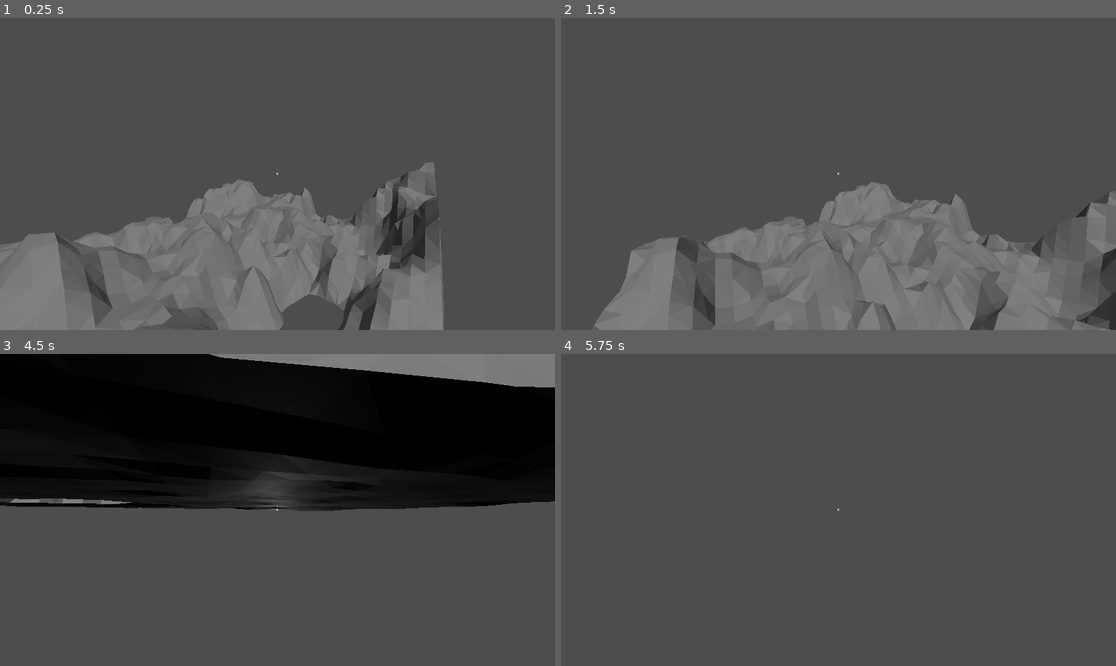
Above: before the commit, frames 1-4 (two rows, left to right).
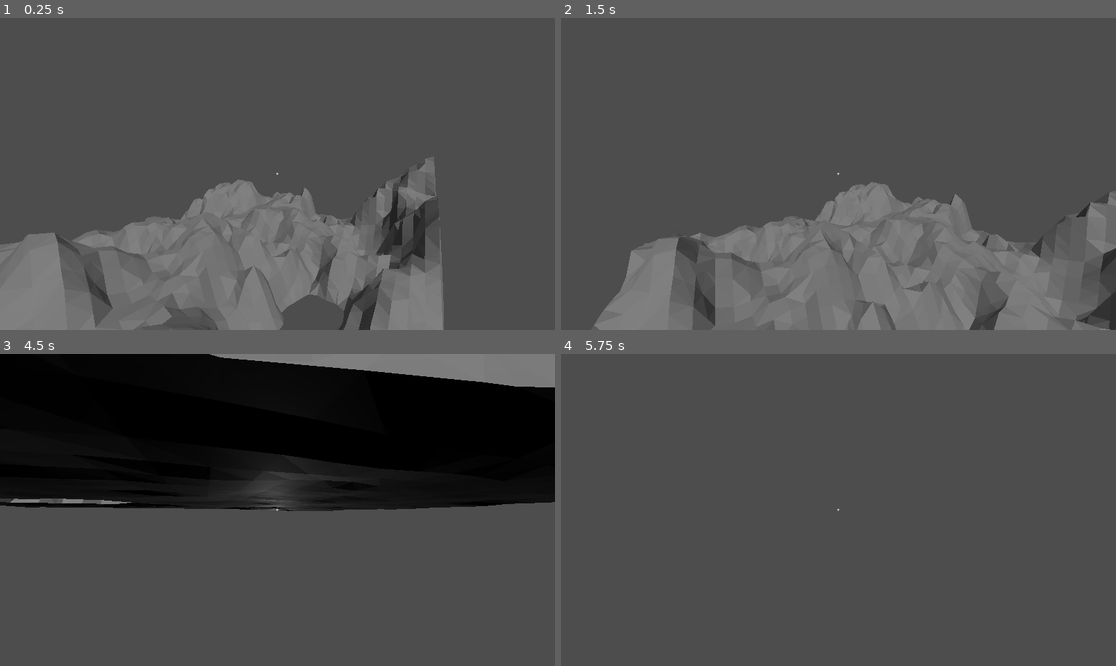
Above: after the commit, the same moments.

Repository: CyrillePierre/marching_cubes
Game: Godot game, scene res://scenes/main.tscn
Same seed, same stepped clock (60 frames per second), same inputs: the game is played once before the commit and once after it.
Inputs (mouse positions are in pixels of both pictures, inside the frame that each line leads up to):
- Up to frame 1 (0.25 s): no input
- Up to frame 2 (1.5 s): tap Enter at 0.5 s; move the mouse to (866, 174) at 0.52 s; hold W (up) from 0.53 s (still down); right-click (866, 174) at 0.6 s; tap Space (jump) at 0.77 s; click (866, 174) at 0.8 s; move the mouse to (810, 174) at 1.27 s; click (810, 174) at 1.35 s
- Up to frame 3 (4.5 s): keep holding W (up); tap Space (jump) at 1.52, 3.02, 3.77 s; right-click (249, 510) at 1.55 s; move the mouse to (288, 503) at 2.02 s; right-click (288, 503) at 2.1 s; click (288, 503) at 2.3 s; move the mouse to (271, 516) at 2.77 s; click (271, 516) at 2.85 s; right-click (271, 516) at 3.05 s; move the mouse to (316, 513) at 3.52 s; right-click (316, 513) at 3.6 s; click (316, 513) at 3.8 s; move the mouse to (233, 506) at 4.27 s; click (233, 506) at 4.35 s
- Up to frame 4 (5.75 s): keep holding W (up); tap Space (jump) at 4.52 s; right-click (794, 506) at 4.55 s; move the mouse to (844, 510) at 5.02 s; right-click (844, 510) at 5.1 s; click (844, 510) at 5.3 s

The runs differ from the first frame. In frame 1, 0.1% of the frame differs, in the area x 12-79%, y 45-72%; in frame 2, 0.1%, in the area x 23-78%, y 53-72%; in frame 3, less than 0.1%; in frame 4, nothing differs.

Commit message:
Add raycast signal

Diff:
--- a/nodes/player.tscn
+++ b/nodes/player.tscn
@@ -39,8 +39,12 @@
 [node name="camera" type="Camera3D" parent="rotation_point"]
 current = true
 
+[node name="raycast" type="RayCast3D" parent="rotation_point"]
+target_position = Vector3(0, 0, -100)
+
 [node name="mesh" type="MeshInstance3D" parent="."]
 transform = Transform3D(1, 0, 0, 0, 1, 0, 0, 0, 1, 0, 0.85, 0)
+visible = false
 mesh = SubResource("CapsuleMesh_0wybv")
 
 [node name="hud" type="CenterContainer" parent="."]
--- a/project.godot
+++ b/project.godot
@@ -42,3 +42,13 @@
 "events": [Object(InputEventKey,"resource_local_to_scene":false,"resource_name":"","device":-1,"window_id":0,"alt_press …(191 unchanged characters)…
 ]
 }
+inflate={
+"deadzone": 0.5,
+"events": [Object(InputEventMouseButton,"resource_local_to_scene":false,"resource_name":"","device":-1,"window_id":0,"alt_pressed":false,"shift_pressed":false,"ctrl_pressed":false,"meta_pressed":false,"button_mask":1,"position":Vector2(186, 13),"global_position":Vector2(195, 59),"factor":1.0,"button_index":1,"canceled":false,"pressed":true,"double_click":false,"script":null)
+]
+}
+deflate={
+"deadzone": 0.5,
+"events": [Object(InputEventMouseButton,"resource_local_to_scene":false,"resource_name":"","device":-1,"window_id":0,"alt_pressed":false,"shift_pressed":false,"ctrl_pressed":false,"meta_pressed":false,"button_mask":2,"position":Vector2(257, 14),"global_position":Vector2(266, 60),"factor":1.0,"button_index":2,"canceled":false,"pressed":true,"double_click":false,"script":null)
+]
+}
--- a/scenes/main.tscn
+++ b/scenes/main.tscn
@@ -1,5 +1,6 @@
-[gd_scene load_steps=7 format=3 uid="uid://dkp31fyrty2x1"]
+[gd_scene load_steps=8 format=3 uid="uid://dkp31fyrty2x1"]
 
+[ext_resource type="Script" path="res://scripts/main.gd" id="1_1ab21"]
 [ext_resource type="Script" path="res://scripts/marching_cubes.gd" id="1_lidwy"]
 [ext_resource type="PackedScene" uid="uid://by8qnc433323d" path="res://nodes/player.tscn" id="2_q6x1v"]
 
@@ -25,6 +26,7 @@
 points = PackedVector3Array(-1, 0, -1, -1, 0, 1, 1, 0, -1, 1, 0, 1)
 
 [node name="root" type="Node3D"]
+script = ExtResource("1_1ab21")
 
 [node name="dynamic_terrain" type="StaticBody3D" parent="."]
 script = ExtResource("1_lidwy")
--- /dev/null
+++ b/scripts/main.gd
@@ -0,0 +1,9 @@
+extends Node3D
+
+# Called when the node enters the scene tree for the first time.
+func _ready() -> void:
+	$player.connect("raycast_action", _change_density)
+
+
+func _change_density(point: Vector3, value: float) -> void:
+	$dynamic_terrain.draw_density(point, value, 2.)
--- a/scripts/marching_cubes.gd
+++ b/scripts/marching_cubes.gd
@@ -351,9 +351,9 @@
 	var img_size = height_data.get_size()
 	var area_size = Vector2i(grid_size.x - 1, grid_size.z - 1)
 
-	for i in range(1, grid_size.x - 1):
-		for k in range(1, grid_size.z - 1):
-			for j in range(1, grid_size.y - 1):
+	for i in range(1, grid_size.x):
+		for k in range(1, grid_size.z):
+			for j in range(1, grid_size.y):
 				var color = height_data.get_pixelv(Vector2i(i - 1, k - 1) * img_size / area_size)
 				var height = (color.r - .5) * height_coef + height_offset
 				var density = (j - 1.) / (grid_size.y - 2.) - height
@@ -403,7 +403,7 @@
 	cell.index = cube_index(cell)
 	return cell
 
-func cube_index(cell: Dictionary):
+func cube_index(cell: Dictionary) -> int:
 	var index = 0
 	for i in range(8):
 		if cell.v[i] > 0.: index |= 1 << i
@@ -482,3 +482,10 @@
 		i += 3
 
 	return triangles
+
+func get_cell_index(point: Vector3) -> Vector3i:
+	return Vector3i(to_local(point) / cube_size)
+
+func draw_density(point: Vector3, value: float, radius: float) -> void:
+	var index = get_cell_index(point)
+	print("index:", index)
--- a/scripts/player.gd
+++ b/scripts/player.gd
@@ -9,9 +9,14 @@
 
 @onready var camera = get_node("rotation_point/camera")
 @onready var rotPt = get_node("rotation_point")
+@onready var raycast = get_node("rotation_point/raycast")
 
 func _ready():
 	Input.set_mouse_mode(Input.MOUSE_MODE_CAPTURED)
+	add_user_signal("raycast_action", [
+		{ "name": "point", "type": TYPE_VECTOR3 },
+		{ "name": "value", "type": TYPE_FLOAT },
+	])
 
 func _physics_process(delta: float) -> void:
 	# Add the gravity.
@@ -35,6 +40,14 @@
 
 	move_and_slide()
 
+	if Input.is_action_just_pressed("inflate") && raycast.is_colliding():
+		var target_point = raycast.get_collision_point()
+		emit_signal("raycast_action", target_point, 1.)
+
+	if Input.is_action_just_pressed("deflate") && raycast.is_colliding():
+		var target_point = raycast.get_collision_point()
+		emit_signal("raycast_action", target_point, -1.)
+
 func _input(event):
 	if event is InputEventMouseMotion:
 		rotate_y(deg_to_rad(-event.relative.x * MOUSE_SENSITIVITY_X))
